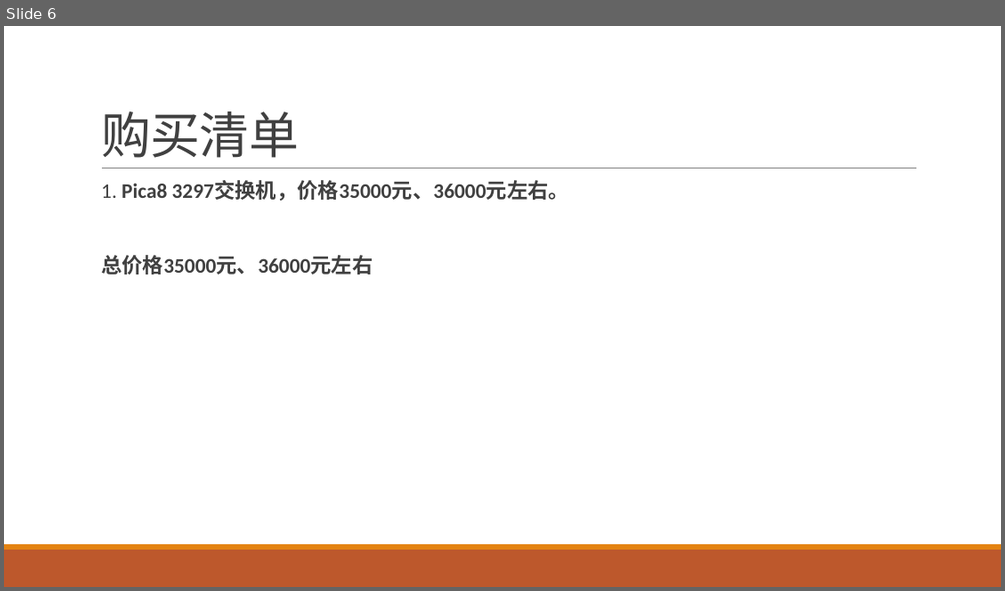
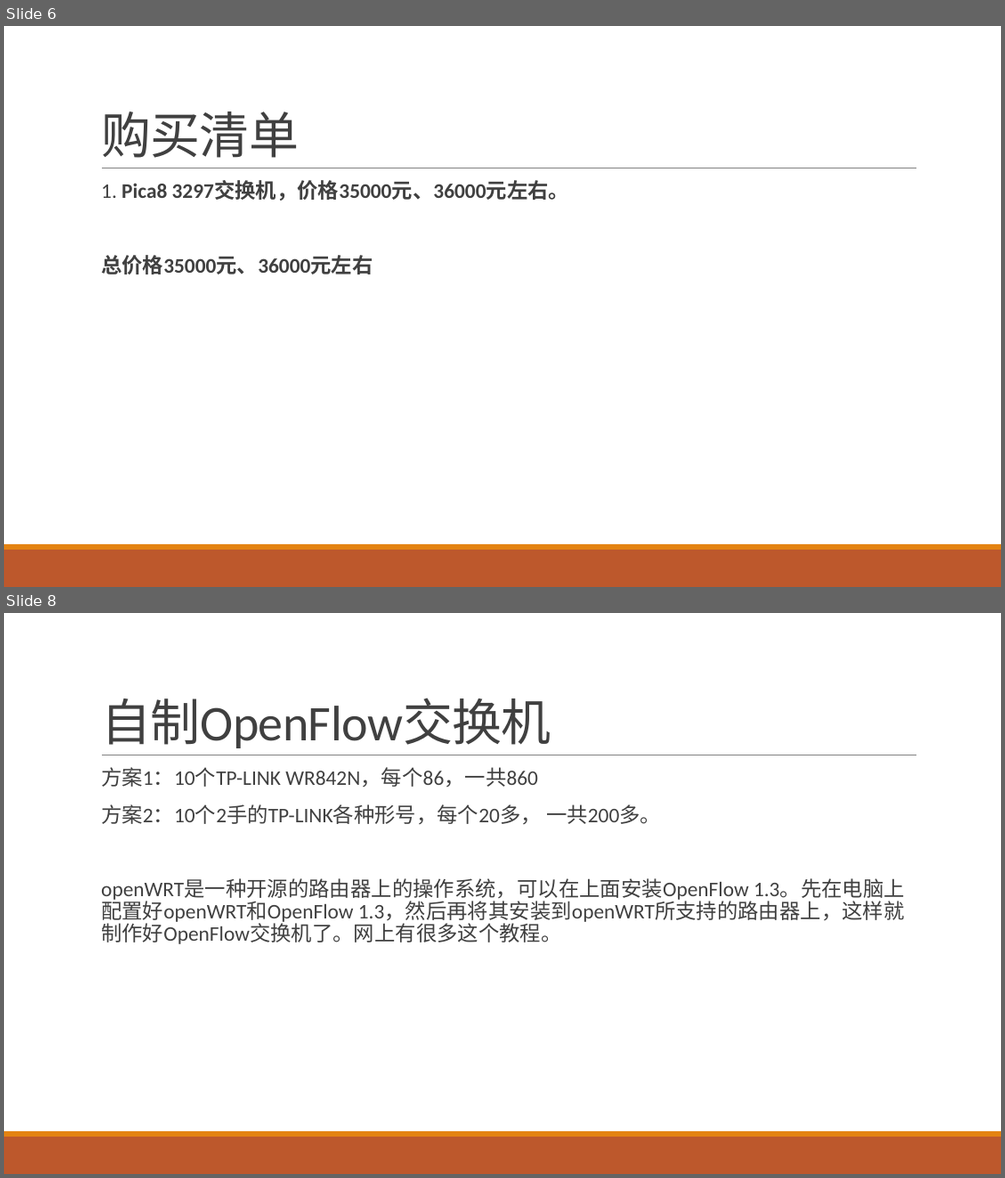
Before and after one commit to gittry1/gittry1.github.io, a slide deck: sysdjsdn/sysdjsdn.pptx. Shown one above the other, each under a label of ours: slide 6 before the commit, slides 6 and 8 after it; the slides between them are not shown. The pictures are 1005x591 and 1005x1178 pixels, drawn with LibreOffice and Linux fonts; fonts in the diff are those of the drawing. Boxes give left, top, right and bottom in pixels: in the first picture for what was removed or moved away, otherwise in the second. Text is boxed around its words. In the diff, an @@ line names an element or a change of style, - is before the commit and + after.

```diff
--- a/sysdjsdn/sysdjsdn.pptx
+++ b/sysdjsdn/sysdjsdn.pptx
@@ slide 8 added at box(4, 613, 1001, 1174), background #FFFFFF; not listed: 3 template elements that a slide beside it also shows @@
@@ title added at box(101, 698, 551, 748), 48 pt, text #404040 @@
+自制OpenFlow交换机
@@ text added at box(101, 767, 905, 944), 20 pt, text #404040 @@
+  方案1：10个TP-LINK WR842N，每个86，一共860
+  方案2：10个2手的TP-LINK各种形号，每个20多， 一共200多。
+  openWRT是一种开源的路由器上的操作系统，可以在上面安装OpenFlow 1.3。先在电脑上配置好openWRT和OpenFlow 1.3，然后再将其安装到openWRT所支持的路由器上，这样就制作好OpenFlow交换机了。网上有很多这个教程。
```
Also in this commit, not shown: 2 slides changed, 30 other slides added, 1 other file.
